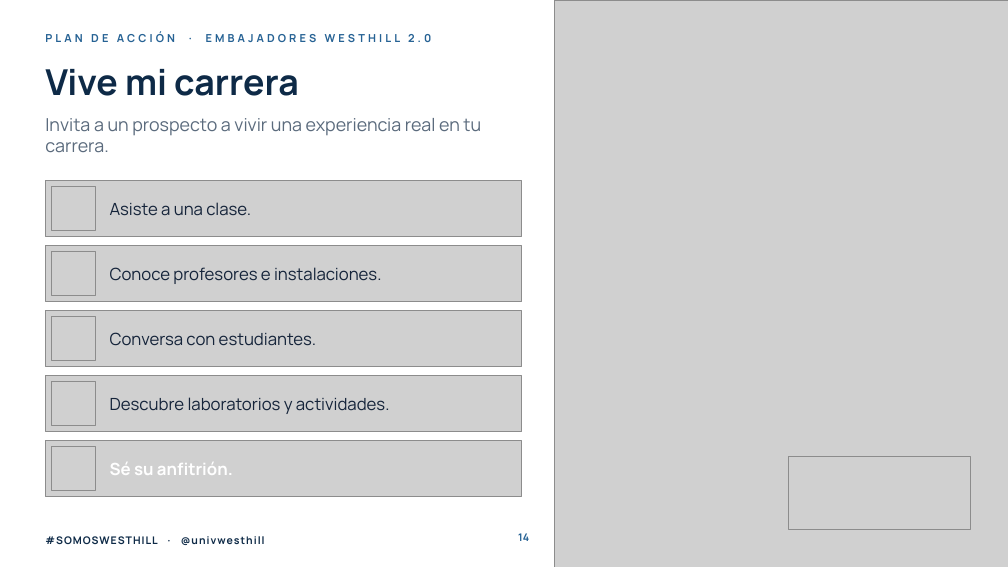
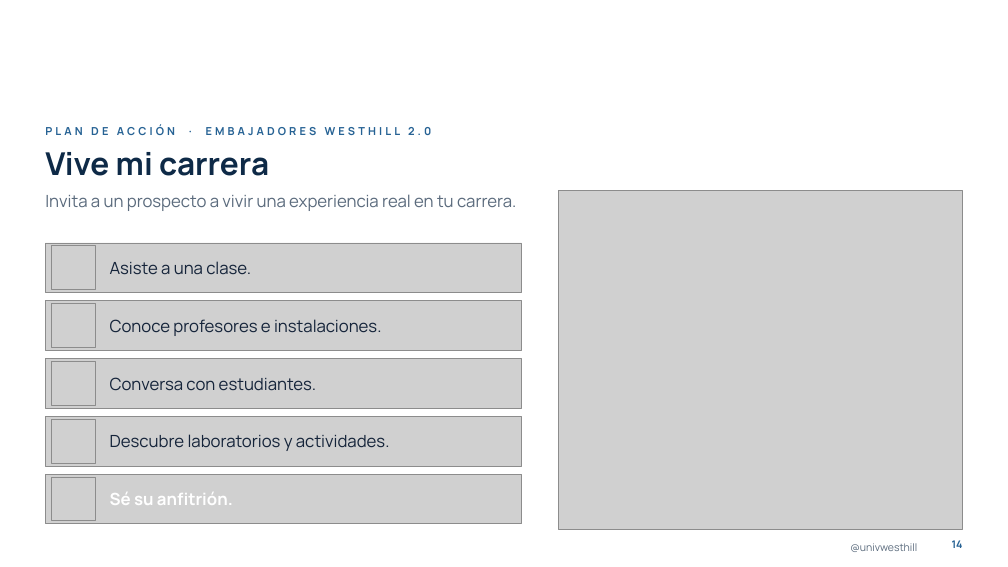
Before and after one commit to dnmcamiloedson-arch/EdUW, a slide deck: slide 14 of presentaciones/Plan_de_Accion_Embajadores_Westhill_2027.pptx. Drawn at 1008x567 pixels with LibreOffice and Linux fonts; fonts in the diff are those of the drawing; grey boxes stand for pictures; background and template pictures are left out. Boxes give left, top, right and bottom in pixels: in the first picture for what was removed or moved away, otherwise in the second. Text is boxed around its words. In the diff, an @@ line names an element or a change of style, - is before the commit and + after.

```diff
--- a/presentaciones/Plan_de_Accion_Embajadores_Westhill_2027.pptx
+++ b/presentaciones/Plan_de_Accion_Embajadores_Westhill_2027.pptx
@@ text added at (83, 12, 386, 44), 19 pt, text #FFFFFF, bold @@
+#SOMOSWESTHILL
@@ text "PLAN DE ACCIÓN · EMBAJADORES ...": place and size @@
-text "PLAN DE ACCIÓN · EMBAJADORES ..." at (45, 32, 431, 42)
+text "PLAN DE ACCIÓN · EMBAJADORES ..." at (45, 125, 431, 135)
@@ title "Vive mi carrera": place and size @@
-title "Vive mi carrera" at (45, 69, 299, 96)
+title "Vive mi carrera" at (45, 152, 269, 176)
@@ title "Vive mi carrera" at (45, 152, 269, 176): size 34 to 30 pt @@
@@ text "Invita a un prospecto a ...": place and size @@
-text "Invita a un prospecto a ..." at (45, 118, 481, 152)
+text "Invita a un prospecto a ..." at (45, 194, 516, 211)
@@ text "Invita a un prospecto a ..." at (45, 194, 516, 211): size 17 to 16 pt @@
@@ picture removed at (45, 181, 522, 237) @@
@@ picture: place and size @@
-picture at (554, 0, 1008, 567)
+picture at (558, 191, 963, 529)
@@ picture: place and size @@
-picture at (45, 246, 522, 302)
+picture at (45, 243, 522, 293)
@@ picture: place and size @@
-picture at (51, 187, 95, 231)
+picture at (51, 246, 95, 290)
@@ text "Asiste a una clase.": place and size @@
-text "Asiste a una clase." at (110, 202, 251, 216)
+text "Asiste a una clase." at (110, 261, 251, 275)
@@ picture: place and size @@
-picture at (45, 311, 522, 367)
+picture at (45, 301, 522, 351)
@@ picture: place and size @@
-picture at (51, 252, 95, 296)
+picture at (51, 304, 95, 348)
@@ text "Conoce profesores e instalaciones.": place and size @@
-text "Conoce profesores e instalaciones." at (110, 267, 381, 284)
+text "Conoce profesores e instalaciones." at (110, 319, 381, 336)
@@ picture added at (45, 358, 522, 408) @@
@@ picture removed at (45, 376, 522, 432) @@
@@ picture: place and size @@
-picture at (51, 317, 95, 361)
+picture at (51, 361, 95, 405)
@@ text "Conversa con estudiantes.": place and size @@
-text "Conversa con estudiantes." at (110, 332, 317, 346)
+text "Conversa con estudiantes." at (110, 377, 317, 391)
@@ picture added at (45, 417, 522, 467) @@
@@ picture: place and size @@
-picture at (51, 382, 95, 426)
+picture at (51, 420, 95, 464)
@@ text "Descubre laboratorios y actividades.": place and size @@
-text "Descubre laboratorios y actividades." at (110, 397, 390, 414)
+text "Descubre laboratorios y actividades." at (110, 434, 390, 451)
@@ picture: place and size @@
-picture at (45, 441, 522, 497)
+picture at (45, 474, 522, 524)
@@ picture: place and size @@
-picture at (51, 447, 95, 491)
+picture at (51, 477, 95, 521)
@@ text "Sé su anfitrión.": place and size @@
-text "Sé su anfitrión." at (110, 462, 233, 475)
+text "Sé su anfitrión." at (110, 492, 233, 505)
@@ picture removed at (789, 457, 970, 529) @@
@@ page number: place and size @@
-page number at (518, 533, 529, 541)
+page number at (952, 540, 963, 548)
@@ text at (850, 543, 917, 552): text changed; text colour #0E2A47 to #5B6B7D; bold off @@
-#SOMOSWESTHILL · @univwesthill
+@univwesthill
```
Also in this commit, not shown: 15 other slides changed.
